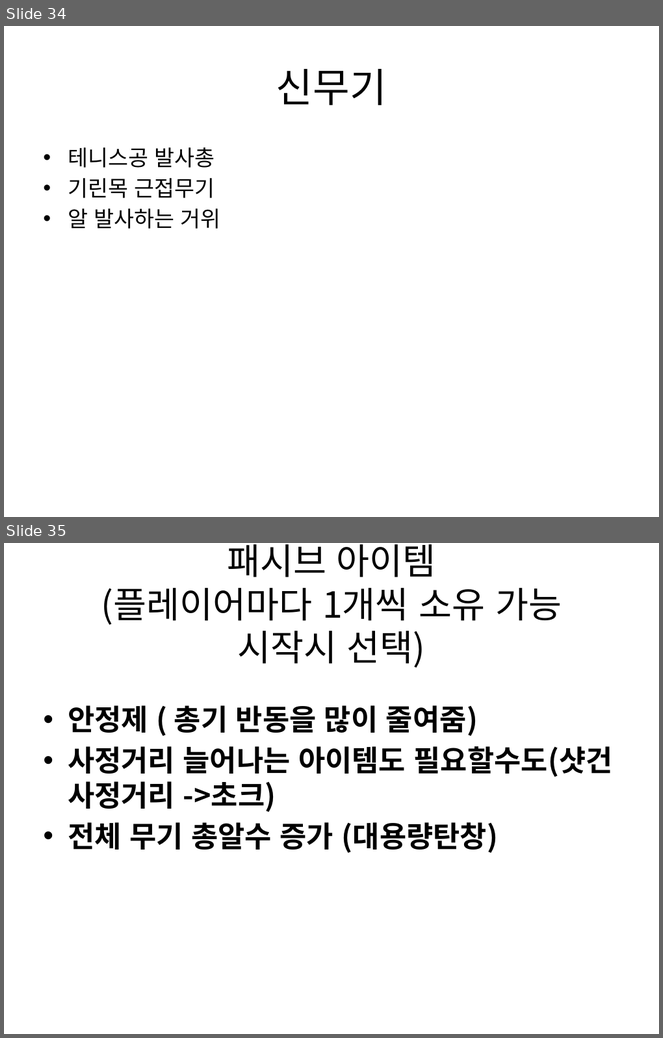
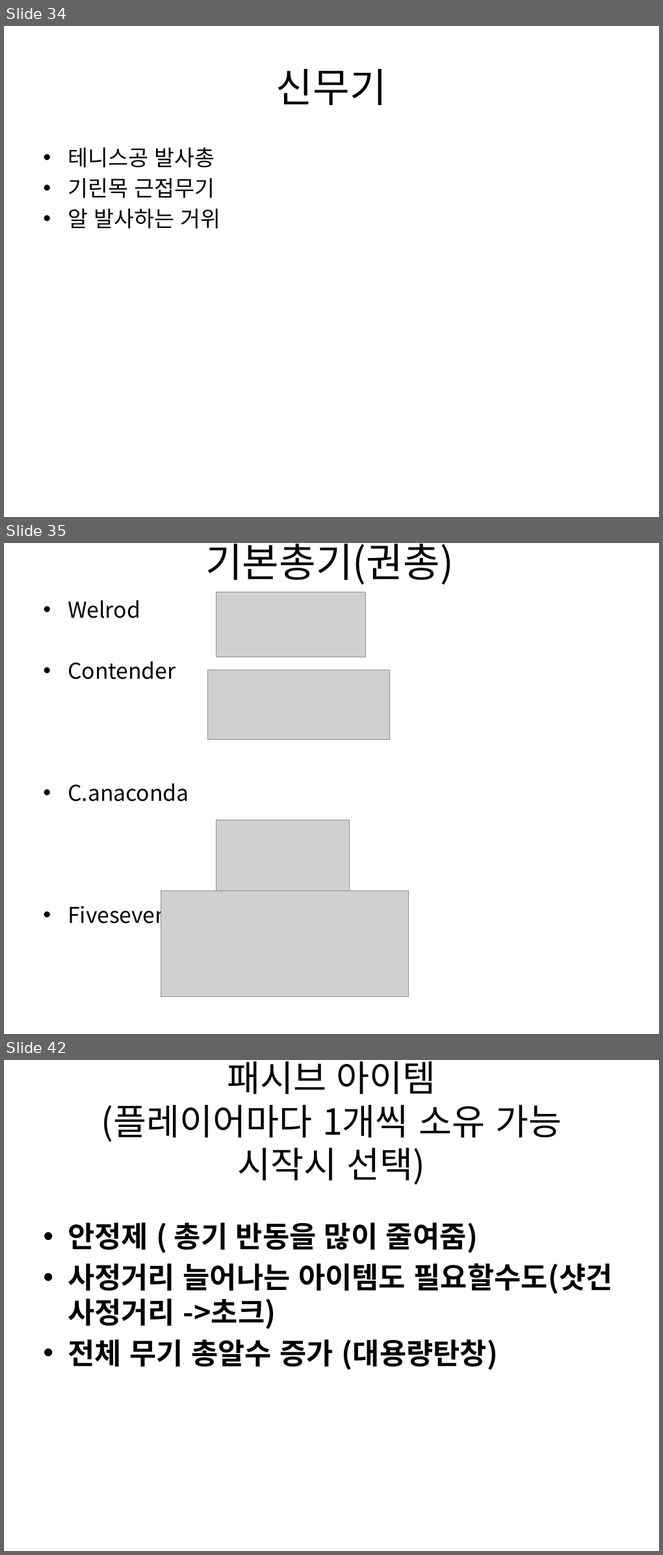
Before and after one commit to gkdlgndpdu/EscapeJail, a slide deck: EscapeJail/Assets/기획/스테이지1기획.pptx. Shown one above the other, each under a label of ours: slides 34 and 35 before the commit, slides 34, 35 and 42 after it; the slides between them are not shown. The pictures are 663x1038 and 663x1555 pixels, drawn with LibreOffice and Linux fonts; fonts in the diff are those of the drawing; grey boxes stand for pictures. Boxes give left, top, right and bottom in pixels: in the first picture for what was removed or moved away, otherwise in the second. Text is boxed around its words. In the diff, an @@ line names an element or a change of style, - is before the commit and + after.

Commit message:
기본총기 문서에 추가

```diff
--- a/EscapeJail/Assets/기획/스테이지1기획.pptx
+++ b/EscapeJail/Assets/기획/스테이지1기획.pptx
@@ slide 35 added at (4,543,659,1034), background #FFFFFF @@
@@ title added at (206,544,454,585), 44 pt, text #000000 @@
+기본총기(권총)
@@ text added at (68,600,189,929), 24 pt, text #000000 @@
+• Welrod
+• Contender
+• C.anaconda
+• Fiveseven
@@ picture added at (217,592,365,657) @@
@@ picture added at (207,670,390,739) @@
@@ picture added at (217,821,349,891) @@
@@ picture added at (161,891,408,997) @@
@@ what was slide 35 is now slide 42 @@
```
Also in this commit, not shown: 6 other slides added, 1 other file.
